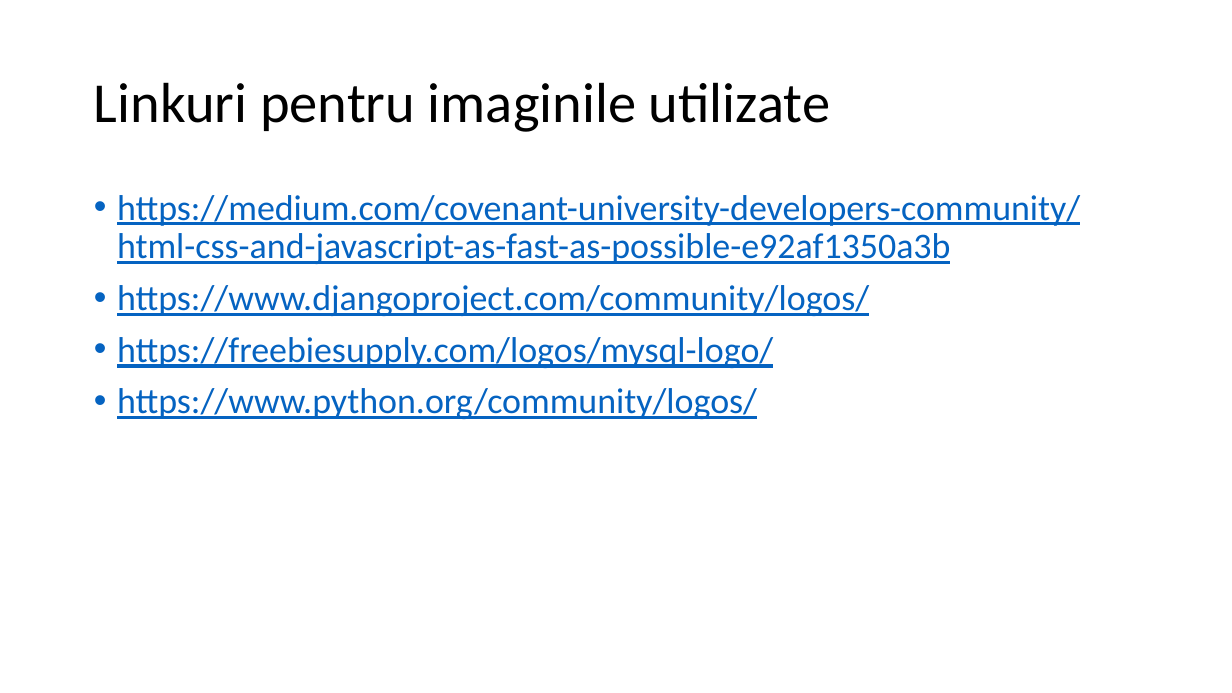
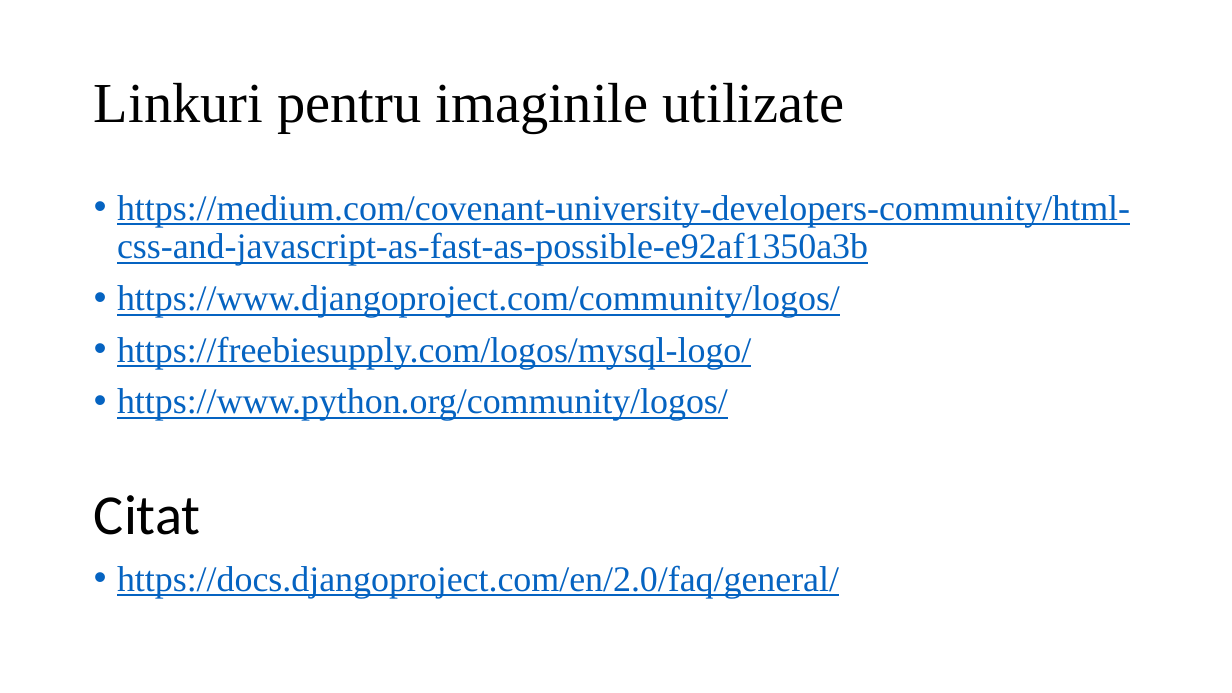
Before and after one commit to silviudragan/Stable-matching-roommates, a slide deck: slide 15 of Licenta2018DraganSilviu-Constantin/Prezentare.pptx (slide 16 before the commit). Drawn at 1232x693 pixels with LibreOffice and Linux fonts; fonts in the diff are those of the drawing. Boxes give left, top, right and bottom in pixels: in the first picture for what was removed or moved away, otherwise in the second. Text is boxed around its words. In the diff, an @@ line names an element or a change of style, - is before the commit and + after.

```diff
--- a/Licenta2018DraganSilviu-Constantin/Prezentare.pptx
+++ b/Licenta2018DraganSilviu-Constantin/Prezentare.pptx
@@ title "Linkuri pentru imaginile utilizate" at bbox=[94, 82, 845, 133]: font Calibri to Times New Roman @@
@@ text at bbox=[117, 195, 1130, 421]: font Calibri to Times New Roman in "https://medium.com/covenant-university-developers-community/ ...", "https://www.djangoproject.com/community/logos/", "https://freebiesupply.com/logos/mysql-logo/", "https://www.python.org/community/logos/" @@
@@ text at bbox=[94, 495, 839, 598]: paragraphs added @@
+Citat
+• https://docs.djangoproject.com/en/2.0/faq/general/
```
Also in this commit, not shown: 7 other slides changed, 3 slides added, 4 slides removed.
